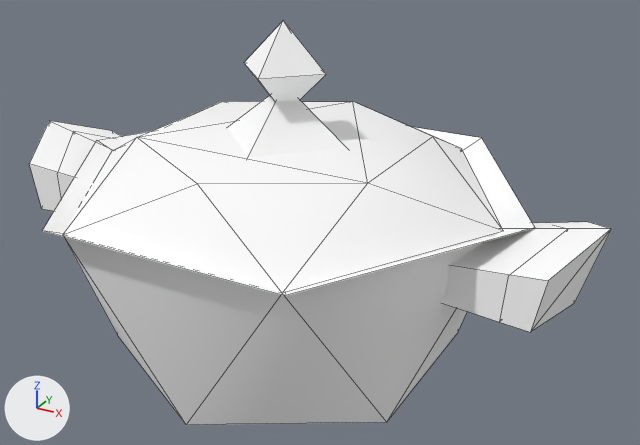
Two versions of the glTF model public/3d/item/model__item__shop.ofs_3899_0/3899kg3_gs01.gltf, one commit apart.
Camera for both pictures: a camera (50 mm lens) standing at (0.573, -0.947, 0.66) and looking at (0.047, 0.008, 0.182). The lights are fixed; the arrows at lower left show +X, +Y and +Z. The picture after the commit comes second. Mesh edges are drawn as thin lines.

Names of what the first picture shows: '3899kg3_gs01'.
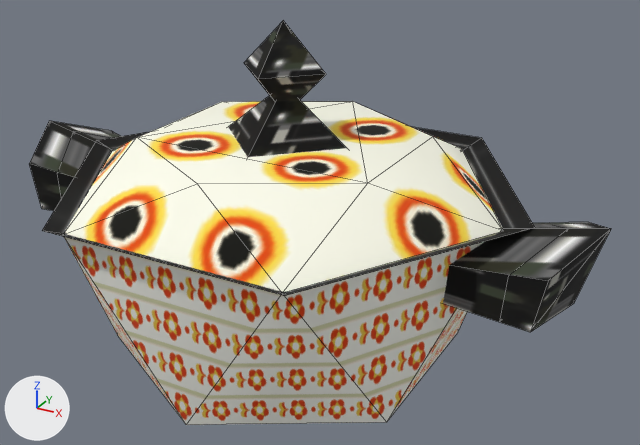
Boxes (x1, y1, x2, y2) around the edits, measured in the pictures (640 x 445 px):
'3899kg3_gs01', surface changed (darker)
    both: (29, 20, 611, 424)

The edits, one by one:
Picture 'gs01_1' (img_gs01_1) is new.
Picture 'gs01_0' (img_gs01_0) is new.
Picture 'gs01_2' (img_gs01_2) is new.
In material 'gs01_2' (mat_gs01_2), base_color is no longer (1.0, 1.0, 1.0), white #ffffff.
In material 'gs01_2' (mat_gs01_2), texture is now set to img_gs01_2.
In material 'gs01_0' (mat_gs01_0), base_color is no longer (1.0, 1.0, 1.0), white #ffffff.
In material 'gs01_0' (mat_gs01_0), texture is now set to img_gs01_0.
In material 'gs01_1' (mat_gs01_1), base_color is no longer (1.0, 1.0, 1.0), white #ffffff.
In material 'gs01_1' (mat_gs01_1), texture is now set to img_gs01_1.
